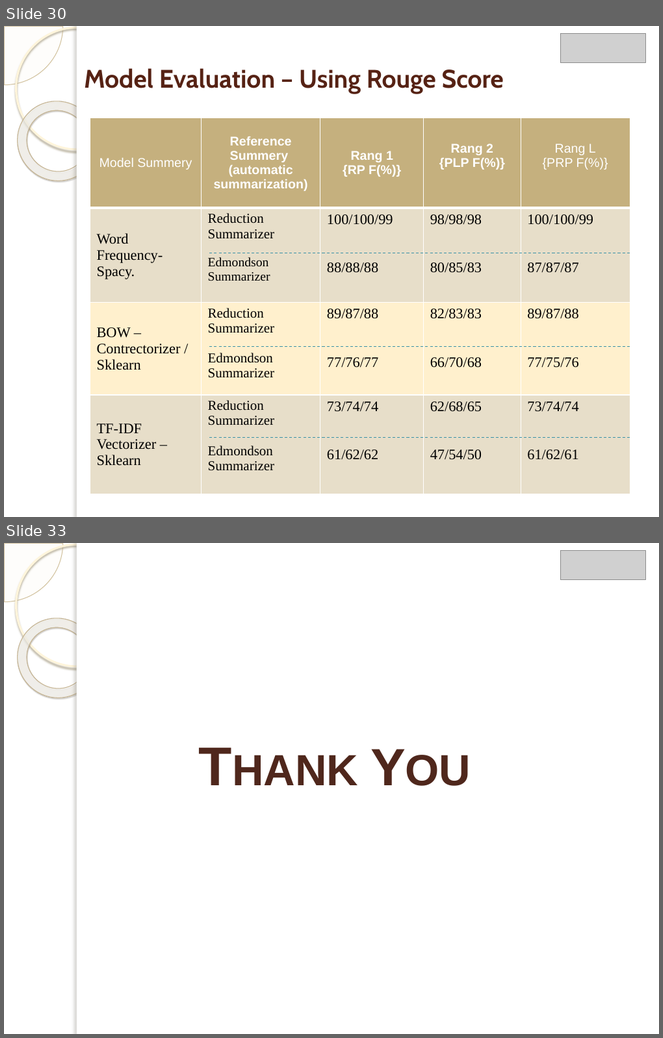
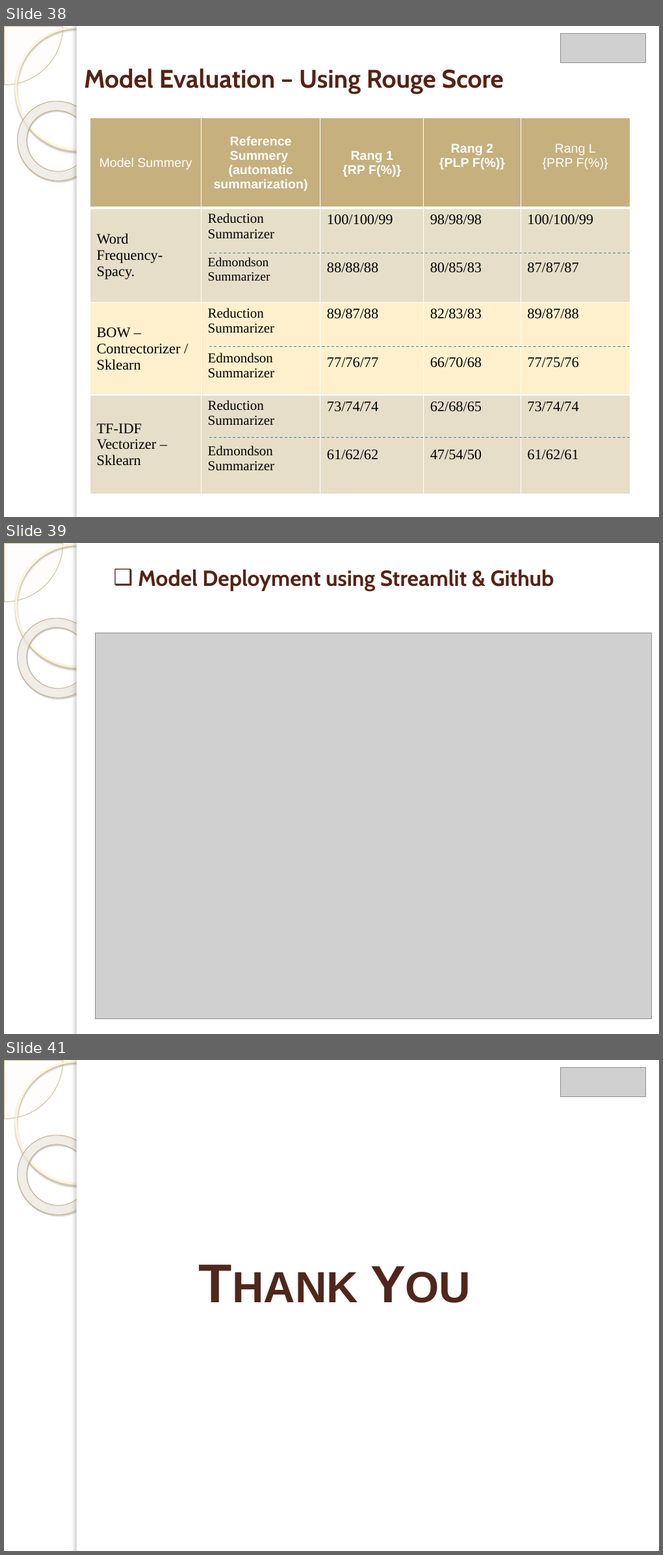
Before and after one commit to Manan-Malhotra-VFX/Data-Science, a slide deck: Project/Final Project.pptx. Shown one above the other, each under a label of ours: slides 30 and 33 before the commit, slides 38, 39 and 41 after it; the slides between them are not shown. The pictures are 663x1038 and 663x1555 pixels, drawn with LibreOffice and Linux fonts; fonts in the diff are those of the drawing; grey boxes stand for pictures; background and template pictures are left out. Boxes give left, top, right and bottom in pixels: in the first picture for what was removed or moved away, otherwise in the second. Text is boxed around its words. In the diff, an @@ line names an element or a change of style, - is before the commit and + after.

```diff
--- a/Project/Final Project.pptx
+++ b/Project/Final Project.pptx
@@ slide 39 added at (x1=4, y1=543, x2=659, y2=1034), background picture (left out); not listed: 5 template elements that a slide beside it also shows @@
@@ title added at (x1=138, y1=569, x2=555, y2=591), 24 pt, text #562214, bold @@
+❑ Model Deployment using Streamlit & Github
@@ picture added at (x1=95, y1=633, x2=651, y2=1019) @@
@@ what was slide 30 is now slide 38 @@
@@ what was slide 33 is now slide 41 @@
```
Also in this commit, not shown: 1 slide changed, 8 other slides added, 1 slide removed, 1 other file.
